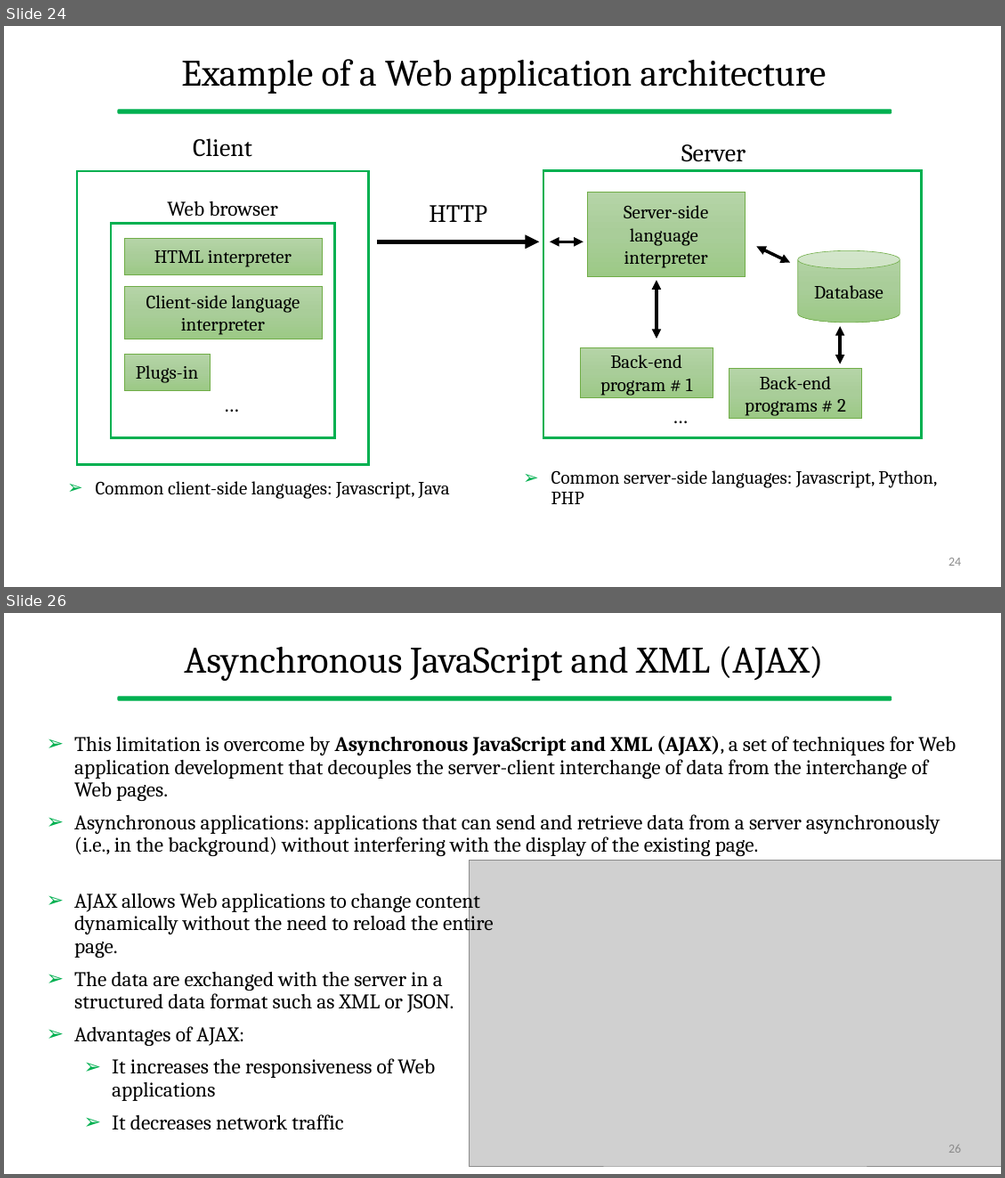
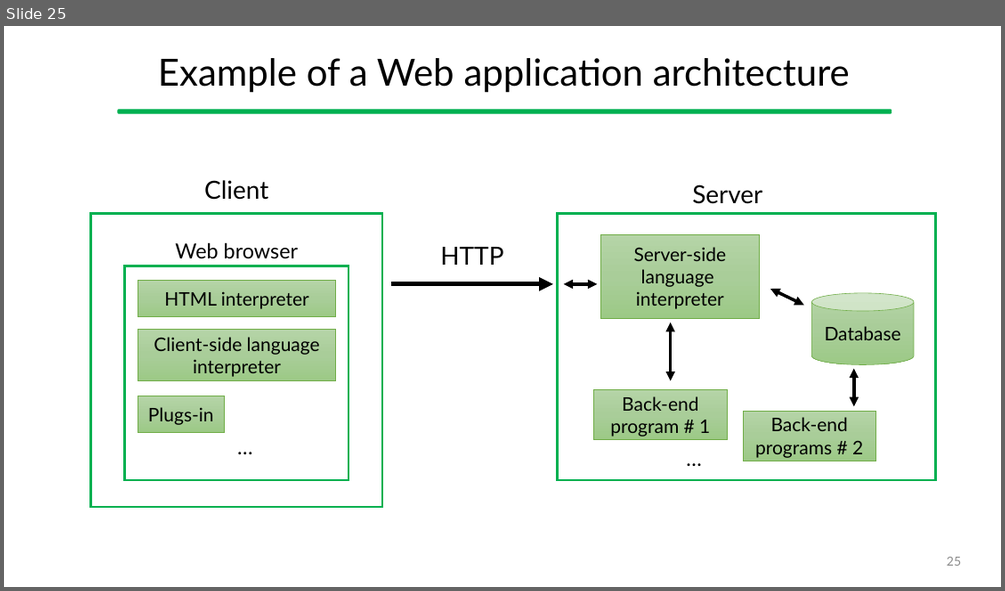
Before and after one commit to gcappon/bwthw, a slide deck: theory_05-http/theory_05-http.pptx. Shown one above the other, each under a label of ours: slides 24 and 26 before the commit, slide 25 after it; the slides between them are not shown. The pictures are 1005x1178 and 1005x591 pixels, drawn with LibreOffice and Linux fonts; fonts in the diff are those of the drawing; grey boxes stand for pictures. Boxes give left, top, right and bottom in pixels: in the first picture for what was removed or moved away, otherwise in the second. Text is boxed around its words. In the diff, an @@ line names an element or a change of style, - is before the commit and + after.

```diff
--- a/theory_05-http/theory_05-http.pptx
+++ b/theory_05-http/theory_05-http.pptx
@@ slide 26 removed at bbox=[4, 613, 1001, 1174], background #FFFFFF; not listed: 1 template element that a slide beside it also shows @@
@@ title removed at bbox=[184, 646, 823, 681] @@
-Asynchronous JavaScript and XML (AJAX)
@@ text removed at bbox=[74, 736, 955, 856] @@
-➢ This limitation is overcome by Asynchronous JavaScript and XML (AJAX), a set of techniques for Web application development that decouples the server-client interchange of data from the interchange of Web pages.
-➢ Asynchronous applications: applications that can send and retrieve data from a server asynchronously (i.e., in the background) without interfering with the display of the existing page.
@@ picture removed at bbox=[469, 860, 1001, 1166] @@
@@ text removed at bbox=[74, 889, 494, 1130] @@
-➢ AJAX allows Web applications to change content dynamically without the need to reload the entire page.
-➢ The data are exchanged with the server in a structured data format such as XML or JSON.
-➢ Advantages of AJAX:
-    ➢ It increases the responsiveness of Web applications
-    ➢ It decreases network traffic
@@ page number removed at bbox=[948, 1144, 961, 1152] @@
-26
@@ what was slide 24 is now slide 25 @@
@@ slide 25 changed as well @@
@@ 6 rectangles, 3 texts, 2 double arrows, 1 cylinder, 1 arrow: place and size @@
-6 rectangles, 3 texts, 2 double arrows, 1 cylinder, 1 arrow at bbox=[77, 144, 900, 464]
+6 rectangles, 3 texts, 2 double arrows, 1 cylinder, 1 arrow at bbox=[90, 184, 914, 507]
@@ 3 rectangles, 3 texts, 2 double arrows: place and size @@
-3 rectangles, 3 texts, 2 double arrows at bbox=[167, 138, 922, 438]
+3 rectangles, 3 texts, 2 double arrows at bbox=[175, 180, 936, 480]
@@ font Cambria to Lato in 14 elements at bbox=[158, 58, 850, 93], bbox=[600, 234, 759, 319], bbox=[204, 180, 268, 200], bbox=[175, 242, 298, 259], bbox=[594, 389, 727, 440], bbox=[692, 184, 762, 204], bbox=[138, 281, 335, 317], bbox=[138, 329, 335, 380], bbox=[743, 410, 876, 460], bbox=[138, 396, 224, 433], bbox=[811, 293, 914, 365], bbox=[440, 247, 503, 265], bbox=[617, 441, 770, 474], bbox=[169, 430, 322, 463] @@
@@ text removed at bbox=[551, 470, 937, 504] @@
-➢ Common server-side languages: Javascript, Python, PHP
@@ text removed at bbox=[96, 481, 450, 499] @@
-➢ Common client-side languages: Javascript, Java
@@ page number at bbox=[947, 556, 961, 565]: text changed; font Calibri to Lato @@
-24
+25
```
Also in this commit, not shown: 34 other slides changed, 2 slides added, 2 other slides removed, 3 other files.
